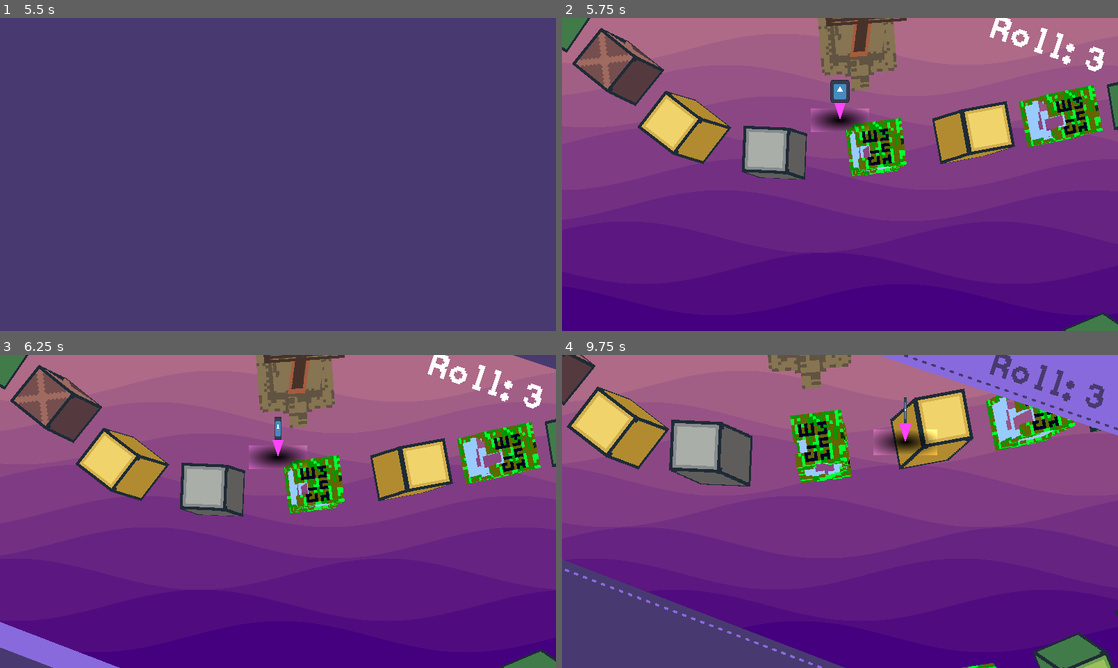
Above: before the commit, frames 1-4 (two rows, left to right).
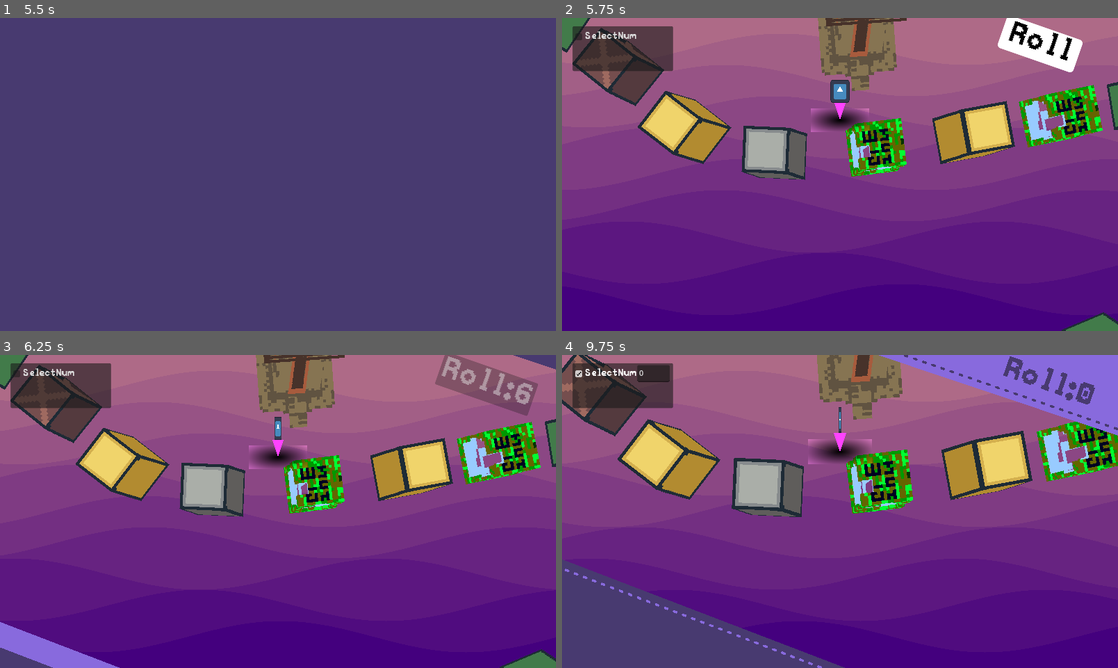
Above: after the commit, the same moments.

Repository: DennisFan11/Runeopoly
Game: Godot game, scene res://MainMenu/MainMenu.tscn
Two runs of this game, one before a commit and one after it. Both use one fixed random seed, a clock stepped at 60 frames per second and the inputs below. The engine's default icon, where the game draws it, is replaced by a stand-in: a white triangle on a blue panel in a dark square.
Inputs (mouse positions are in pixels of both pictures, inside the frame that each line leads up to):
- Up to frame 1 (5.5 s): drag from (183, 77) to (333, 105) at 0.52 s; drag from (166, 190) to (250, 237) at 1.27 s; move the mouse to (333, 105) at 2.02 s; hold D (right) 2.03-2.75 s; hold Shift (grab) 2.03-2.75 s; drag from (250, 237) to (111, 127) at 2.77 s; click "Start" at 3.5 s; move the mouse to (444, 221) at 4.27 s; hold A (left) 4.28-5 s; hold F (item_grab) 4.28-5 s; tap Space (jump) at 4.52 s; drag from (111, 127) to (194, 96) at 5.02 s
- Up to frame 2 (5.75 s): no input
- Up to frame 3 (6.25 s): click (478, 380) at 5.75 s, where only the run after the commit has a clickable "Roll"
- Up to frame 4 (9.75 s): click (606, 373) at 6.5 s, where only the run after the commit has a clickable "SelectNum"; move the mouse to (867, 511) at 7.27 s; hold S (down) 7.28-8 s; hold Mouse wheel up (zoom_in) 7.28-8 s; click (867, 511) at 7.42 s; drag from (756, 433) to (728, 527) at 8.02 s; move the mouse to (962, 495) at 8.77 s; hold W (up) 8.78-9.5 s; right-click (962, 495) at 8.85 s; tap Space (jump) at 9.02 s; drag from (728, 527) to (812, 574) at 9.52 s

Frame 1 is identical in both runs. In frame 2, 3.8% of the frame differs, in the area x 1-98%, y 0-18%; in frame 3, 4.3%; in frame 4, 28%, in the area x 0-100%, y 0-100%.

Commit message:
ani save 11/27

Diff:
--- a/GameLoopFSM/GameLoopFSM.tscn
+++ b/GameLoopFSM/GameLoopFSM.tscn
@@ -20,6 +20,7 @@
 
 [node name="Background" type="CanvasLayer" parent="."]
 layer = -1
+visible = false
 
 [node name="ColorRect" type="ColorRect" parent="Background"]
 z_index = -1
--- a/GameLoopFSM/UI/UI.tscn
+++ b/GameLoopFSM/UI/UI.tscn
@@ -1,10 +1,11 @@
-[gd_scene load_steps=14 format=3 uid="uid://55klsh6aei7r"]
+[gd_scene load_steps=17 format=3 uid="uid://55klsh6aei7r"]
 
 [ext_resource type="Script" path="res://GameLoopFSM/UI/ui.gd" id="1_pureq"]
 [ext_resource type="Shader" path="res://MainMenu/LineShader.gdshader" id="2_brxda"]
 [ext_resource type="Shader" path="res://GameLoopFSM/UI/cutscene.gdshader" id="2_u2csr"]
 [ext_resource type="Texture2D" uid="uid://7q300ybsohy" path="res://MainMenu/asset/dot_line.png" id="3_kn3dw"]
 [ext_resource type="Theme" uid="uid://buwbdt2itdl2d" path="res://MainMenu/asset/MainMenu.tres" id="4_q7nsl"]
+[ext_resource type="FontFile" uid="uid://88x5tibsmp15" path="res://Unit/Effect/fonts/PeaberryBase.ttf" id="5_e54hs"]
 
 [sub_resource type="ShaderMaterial" id="ShaderMaterial_42ijf"]
 shader = ExtResource("2_brxda")
@@ -13,6 +14,20 @@
 [sub_resource type="ShaderMaterial" id="ShaderMaterial_yt7pd"]
 shader = ExtResource("2_brxda")
 shader_parameter/speed = 10.0
+
+[sub_resource type="StyleBoxFlat" id="StyleBoxFlat_6363j"]
+bg_color = Color(1, 1, 1, 1)
+corner_radius_top_left = 8
+corner_radius_top_right = 8
+corner_radius_bottom_right = 8
+corner_radius_bottom_left = 8
+
+[sub_resource type="StyleBoxFlat" id="StyleBoxFlat_5sp1b"]
+bg_color = Color(1, 1, 1, 1)
+corner_radius_top_left = 8
+corner_radius_top_right = 8
+corner_radius_bottom_right = 8
+corner_radius_bottom_left = 8
 
 [sub_resource type="ShaderMaterial" id="ShaderMaterial_g4wxk"]
 shader = ExtResource("2_u2csr")
@@ -386,6 +401,7 @@
 
 [node name="RollNumber" type="Label" parent="RBlack"]
 unique_name_in_owner = true
+visible = false
 layout_mode = 1
 anchors_preset = 8
 anchor_left = 0.5
@@ -403,6 +419,63 @@
 theme_override_font_sizes/font_size = 70
 text = "Roll"
 
+[node name="RollButton" type="Button" parent="RBlack"]
+unique_name_in_owner = true
+layout_mode = 1
+anchors_preset = -1
+anchor_left = -11.853
+anchor_right = 0.627
+anchor_bottom = 4.281
+offset_left = 286.12
+offset_top = -7.0
+offset_right = -47.08
+offset_bottom = -107.24
+rotation = 0.334931
+focus_mode = 0
+theme_override_colors/font_hover_pressed_color = Color(1, 1, 1, 1)
+theme_override_colors/font_hover_color = Color(1, 1, 1, 1)
+theme_override_colors/font_pressed_color = Color(1, 1, 1, 1)
+theme_override_colors/font_focus_color = Color(1, 1, 1, 1)
+theme_override_colors/font_color = Color(0, 0, 0, 1)
+theme_override_fonts/font = ExtResource("5_e54hs")
+theme_override_font_sizes/font_size = 60
+theme_override_styles/pressed = SubResource("StyleBoxFlat_6363j")
+theme_override_styles/normal = SubResource("StyleBoxFlat_5sp1b")
+text = "Roll"
+metadata/_edit_use_anchors_ = true
+
+[node name="Panel" type="Panel" parent="."]
+layout_mode = 1
+anchors_preset = -1
+anchor_top = 0.659
+anchor_right = 0.51
+anchor_bottom = 1.0
+offset_left = 22.0
+offset_top = -410.032
+offset_right = -357.52
+offset_bottom = -538.0
+
+[node name="NumberInput" type="LineEdit" parent="Panel"]
+unique_name_in_owner = true
+visible = false
+layout_mode = 2
+offset_left = 134.0
+offset_top = 4.0
+offset_right = 201.062
+offset_bottom = 39.0
+text = "0"
+
+[node name="CheckBox" type="CheckBox" parent="Panel"]
+layout_mode = 0
+offset_left = 1.0
+offset_top = 5.0
+offset_right = 29.0
+offset_bottom = 40.0
+focus_mode = 0
+theme_override_fonts/font = ExtResource("5_e54hs")
+theme_override_font_sizes/font_size = 20
+text = "SelectNum"
+
 [node name="LControl" type="Control" parent="."]
 layout_mode = 1
 anchors_preset = 2
@@ -433,3 +506,7 @@
 libraries = {
 "": SubResource("AnimationLibrary_b04os")
 }
+
+[connection signal="pressed" from="RBlack/RollButton" to="." method="_on_roll_button_pressed"]
+[connection signal="text_changed" from="Panel/NumberInput" to="." method="_on_number_input_text_changed"]
+[connection signal="toggled" from="Panel/CheckBox" to="." method="_on_check_box_toggled"]
--- a/GameLoopFSM/UI/ui.gd
+++ b/GameLoopFSM/UI/ui.gd
@@ -8,17 +8,37 @@
 
 func ENTER():
 	$AnimationPlayer.play("Enter")
+	%RollButton.text = "Roll"
+	%RollButton.disabled = false
 	visible = true
-	_roll_dice()
-	%RollNumber.text = "Roll: " + str(_rolled_number)
+
+var _rolled_number = 0
+func _on_roll_button_pressed() -> void:
+	%RollButton.disabled = true
+	const _count:int = 30
+	const _time:float = 0.03
+	for i in range(_count):
+		get_tree().create_timer(i * _time).timeout.connect(_random_roll)
+	get_tree().create_timer(_count * _time).timeout.connect(_roll_dice)
+
+
+func _random_roll():
+	%RollButton.text = "Roll:" + str(randi_range(1, 12))
+
+func _roll_dice():
+	_rolled_number = randi_range(1, 12) # 設置隨機數
+	if _is_select():
+		_rolled_number = _selectNum
+	%RollButton.text = "Roll:" + str(_rolled_number)
+	get_tree().create_timer(ROLL_TIME).timeout.connect(_EXIT) # TEST
+
+
 func _EXIT():
 	EXIT.emit(_rolled_number)
 
 
-var _rolled_number = 0
-func _roll_dice():
-	_rolled_number = randi_range(1, 12) # 設置隨機數
-	get_tree().create_timer(ROLL_TIME).timeout.connect(_EXIT) # TEST
+
+
 
 
 
@@ -55,5 +75,27 @@
 
 
 
+var _selectNum:int = -1
+var _enable_select:bool
+
+func _is_select()-> bool:
+	return _enable_select and _selectNum != -1
+
 
 #
+func _selcetNum()-> int:
+	if _enable_select:
+		var text:String = %NumberInput.text
+		if text.is_valid_int():
+			return int(text)
+	return -1
+
+
+func _on_check_box_toggled(toggled_on: bool) -> void:
+	_enable_select = toggled_on
+	%NumberInput.visible = toggled_on
+	_selectNum = _selcetNum()
+
+
+func _on_number_input_text_changed(new_text: String) -> void:
+	_selectNum = _selcetNum()
--- a/MainMenu/MainMenu.tscn
+++ b/MainMenu/MainMenu.tscn
@@ -58,7 +58,7 @@
 tracks/0/interp = 1
 tracks/0/loop_wrap = true
 tracks/0/keys = {
-"times": PackedFloat32Array(0, 1, 3),
+"times": PackedFloat32Array(0, 2.2, 3.96667),
 "transitions": PackedFloat32Array(1, 1, 1),
 "update": 0,
 "values": [PackedVector2Array(-421, 276, -363, 217), PackedVector2Array(-421, 276, -363, 217), PackedVector2Array(-421, 276, 348, -520)]
@@ -70,7 +70,7 @@
 tracks/1/interp = 1
 tracks/1/loop_wrap = true
 tracks/1/keys = {
-"times": PackedFloat32Array(0, 1, 3),
+"times": PackedFloat32Array(0, 2.2, 3.93333),
 "transitions": PackedFloat32Array(1, 1, 1),
 "update": 0,
 "values": [PackedVector2Array(348, -520, 256, -427), PackedVector2Array(348, -520, 256, -427), PackedVector2Array(348, -520, -421, 276)]
@@ -82,7 +82,7 @@
 tracks/2/interp = 1
 tracks/2/loop_wrap = true
 tracks/2/keys = {
-"times": PackedFloat32Array(0, 1, 1.83333),
+"times": PackedFloat32Array(0, 0.266667, 1.66667),
 "transitions": PackedFloat32Array(1, 1, 1),
 "update": 0,
 "values": [PackedVector2Array(1519, 263, 1292, 218), PackedVector2Array(1519, 263, 1292, 218), PackedVector2Array(1519, 263, 220, -72)]
@@ -94,7 +94,7 @@
 tracks/3/interp = 1
 tracks/3/loop_wrap = true
 tracks/3/keys = {
-"times": PackedFloat32Array(0, 1, 2.73333),
+"times": PackedFloat32Array(0, 1.83333, 3.7),
 "transitions": PackedFloat32Array(1, 1, 1),
 "update": 0,
 "values": [PackedVector2Array(-54, 76, -30, 126), PackedVector2Array(-54, 76, -30, 126), PackedVector2Array(-54, 76, 309, 833)]
@@ -532,8 +532,8 @@
 offset_top = 95.0
 offset_right = 665.0
 offset_bottom = 245.0
-rotation = -0.0993775
-scale = Vector2(1.08244, 1.08244)
+rotation = -0.213985
+scale = Vector2(1.00863, 1.00863)
 pivot_offset = Vector2(300, 75)
 theme_override_fonts/normal_font = ExtResource("3_b3663")
 bbcode_enabled = true
@@ -587,20 +587,20 @@
 [node name="PlayerStartIcon" type="Sprite2D" parent="CanvasLayer/PlayerIcon"]
 unique_name_in_owner = true
 visible = false
-scale = Vector2(0.427093, 1)
+scale = Vector2(-0.984473, 1)
 texture = ExtResource("10_wdafw")
 script = ExtResource("9_k1g2b")
 
 [node name="PlayerSettingIcon" type="Sprite2D" parent="CanvasLayer/PlayerIcon"]
 unique_name_in_owner = true
-scale = Vector2(0.427093, 1)
+scale = Vector2(-0.984473, 1)
 texture = ExtResource("11_ukgpi")
 script = ExtResource("9_k1g2b")
 
 [node name="PlayerQuitIcon" type="Sprite2D" parent="CanvasLayer/PlayerIcon"]
 unique_name_in_owner = true
 visible = false
-scale = Vector2(0.427093, 1)
+scale = Vector2(-0.984473, 1)
 texture = ExtResource("8_vb0yj")
 script = ExtResource("9_k1g2b")
 
@@ -622,7 +622,7 @@
 [node name="Block" type="Node2D" parent="CanvasLayer/BlockController"]
 unique_name_in_owner = true
 position = Vector2(-1, -72)
-rotation = 0.0882551
+rotation = 335.243
 scale = Vector2(4, 4)
 script = ExtResource("3_dh3db")
 texture = ExtResource("4_tena3")
@@ -630,7 +630,7 @@
 [node name="Block2" type="Node2D" parent="CanvasLayer/BlockController"]
 unique_name_in_owner = true
 position = Vector2(-78, 65)
-rotation = 0.0882551
+rotation = 335.243
 scale = Vector2(4, 4)
 script = ExtResource("3_dh3db")
 texture = ExtResource("5_r0n1p")
@@ -638,7 +638,7 @@
 [node name="Block3" type="Node2D" parent="CanvasLayer/BlockController"]
 unique_name_in_owner = true
 position = Vector2(68, 64.6667)
-rotation = 0.0882551
+rotation = 335.243
 scale = Vector2(4, 4)
 script = ExtResource("3_dh3db")
 texture = ExtResource("6_jofl3")
